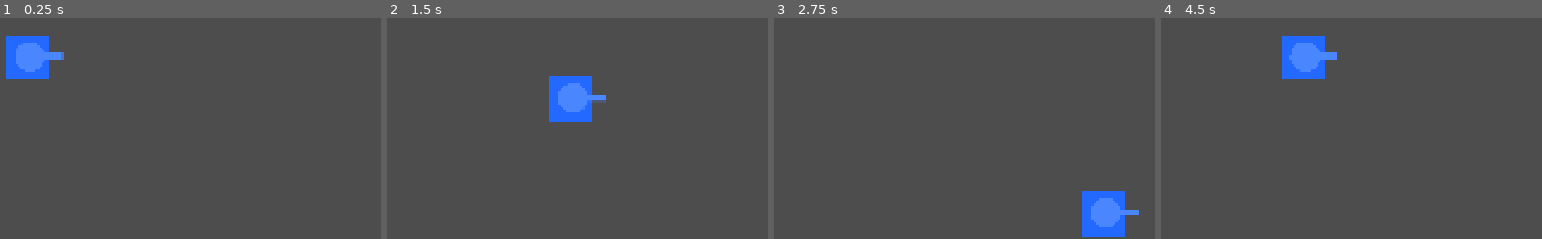
Above: before the commit, frames 1-4 (left to right).
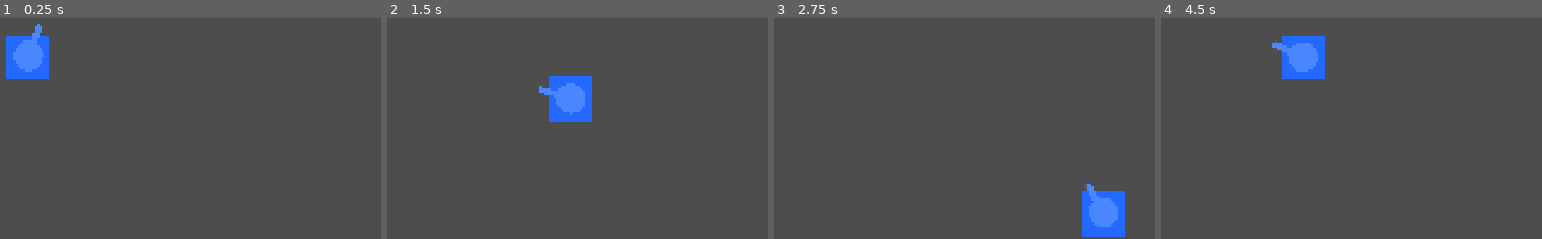
Above: after the commit, the same moments.

Repository: codez951/emerald-pancake
Game: Godot game, scene res://scenes/blue_square.tscn
The game is run twice, just before and just after one commit, with the same random seed, the same clock (stepped at 60 frames per second) and the same inputs. The project has no main scene, so this scene is started directly.
Inputs (mouse positions are in pixels of both pictures, inside the frame that each line leads up to):
- Up to frame 1 (0.25 s): no input
- Up to frame 2 (1.5 s): tap Enter at 0.5 s; move the mouse to (outside the picture) at 0.52 s; hold D (character_right) 0.53-1.28 s; click (outside the picture) at 0.6 s; move the mouse to (outside the picture) at 1.27 s; hold S (character_down) from 1.28 s (still down); click (outside the picture) at 1.35 s
- Up to frame 3 (2.75 s): move the mouse to (outside the picture) at 2.02 s; release S (character_down) at 2.03 s; hold D (character_right) from 2.03 s (still down); click (outside the picture) at 2.1 s
- Up to frame 4 (4.5 s): move the mouse to (1176, 88) at 2.77 s; release D (character_right) at 2.78 s; hold W (character_up) 2.78-3.53 s; click (1176, 88) at 2.85 s; move the mouse to (1454, 64) at 3.52 s; hold A (character_left) from 3.53 s (still down); click (1454, 64) at 3.6 s; move the mouse to (outside the picture) at 4.27 s; click (outside the picture) at 4.35 s

The runs differ from the first frame. In frame 1, 0.4% of the frame differs, in the area x 3-17%, y 2-25%; in frame 2, 0.5%, in the area x 39-58%, y 29-44%; in frame 3, 0.4%; in frame 4, 0.5%.

Commit message:
Add Rotation Logic to Turret

Diff:
--- a/project.godot
+++ b/project.godot
@@ -42,6 +42,11 @@
 "events": [Object(InputEventKey,"resource_local_to_scene":false,"resource_name":"","device":-1,"window_id":0,"alt_press …(192 unchanged characters)…
 ]
 }
+fire={
+"deadzone": 0.2,
+"events": [Object(InputEventMouseButton,"resource_local_to_scene":false,"resource_name":"","device":-1,"window_id":0,"alt_pressed":false,"shift_pressed":false,"ctrl_pressed":false,"meta_pressed":false,"button_mask":1,"position":Vector2(230, 36),"global_position":Vector2(249, 132),"factor":1.0,"button_index":1,"canceled":false,"pressed":true,"double_click":false,"script":null)
+]
+}
 
 [physics]
 
--- a/scripts/blue_square.gd
+++ b/scripts/blue_square.gd
@@ -3,6 +3,15 @@
 
 var direction: Vector2 = Vector2.ZERO
 var speed: float = 500
+
+
+func _process(delta: float) -> void:
+	var mouse_pos: Vector2 = get_global_mouse_position()
+	var turret_pos: Vector2 = $Turret.global_position
+	var error: Vector2 = mouse_pos - turret_pos
+	var angle: float = atan2(error.y, error.x)
+
+	$Turret.turret_movement(angle)
 
 
 func _physics_process(delta: float) -> void:
@@ -16,7 +25,8 @@
 		direction += Vector2(1, 0)
 	if Input.is_action_pressed("character_left"):
 		direction += Vector2(-1, 0)
-
+	if Input.is_action_just_pressed("fire"):
+		print("Fire")
 
 	direction = direction.normalized()
 	velocity = speed * direction
--- a/scripts/turret.gd
+++ b/scripts/turret.gd
@@ -1,4 +1,5 @@
 extends Node2D
 
-func turret_movement(turret_rotation):
-	rotation += turret_rotation
+
+func turret_movement(rotate_by):
+	rotation = rotate_by
